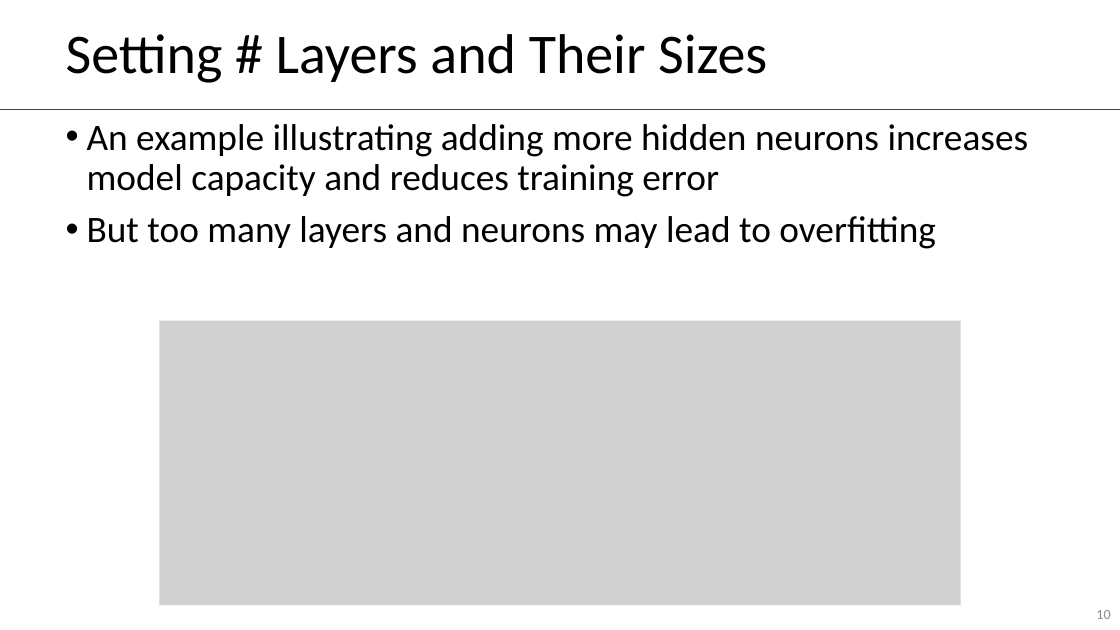
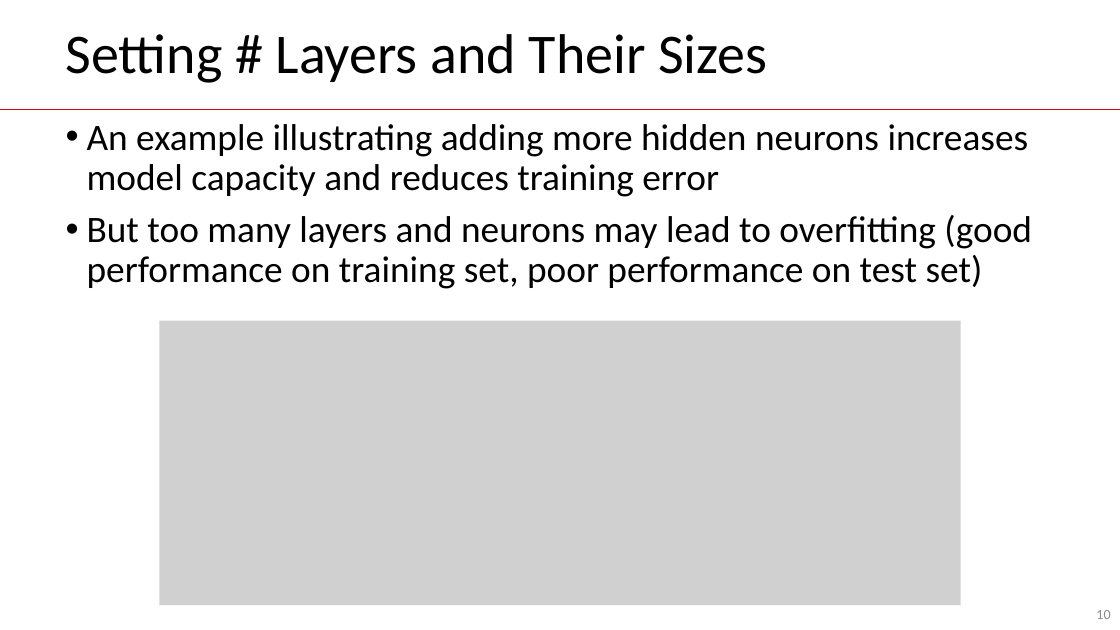
Before and after one commit to guhofstra/CSC144V, a slide deck: slide 10 of PPTs/L2 Intro to ML.pptx. Drawn at 1120x630 pixels with LibreOffice and Linux fonts; fonts in the diff are those of the drawing; grey boxes stand for pictures. Boxes give left, top, right and bottom in pixels: in the first picture for what was removed or moved away, otherwise in the second. Text is boxed around its words. In the diff, an @@ line names an element or a change of style, - is before the commit and + after.

```diff
--- a/PPTs/L2 Intro to ML.pptx
+++ b/PPTs/L2 Intro to ML.pptx
@@ text at box(87, 215, 1032, 289): text changed @@
-• But too many layers and neurons may lead to overfitting
+• But too many layers and neurons may lead to overfitting (good performance on training set, poor performance on test set)
```
Also in this commit, not shown: 1 other slide changed, 4 other files.
